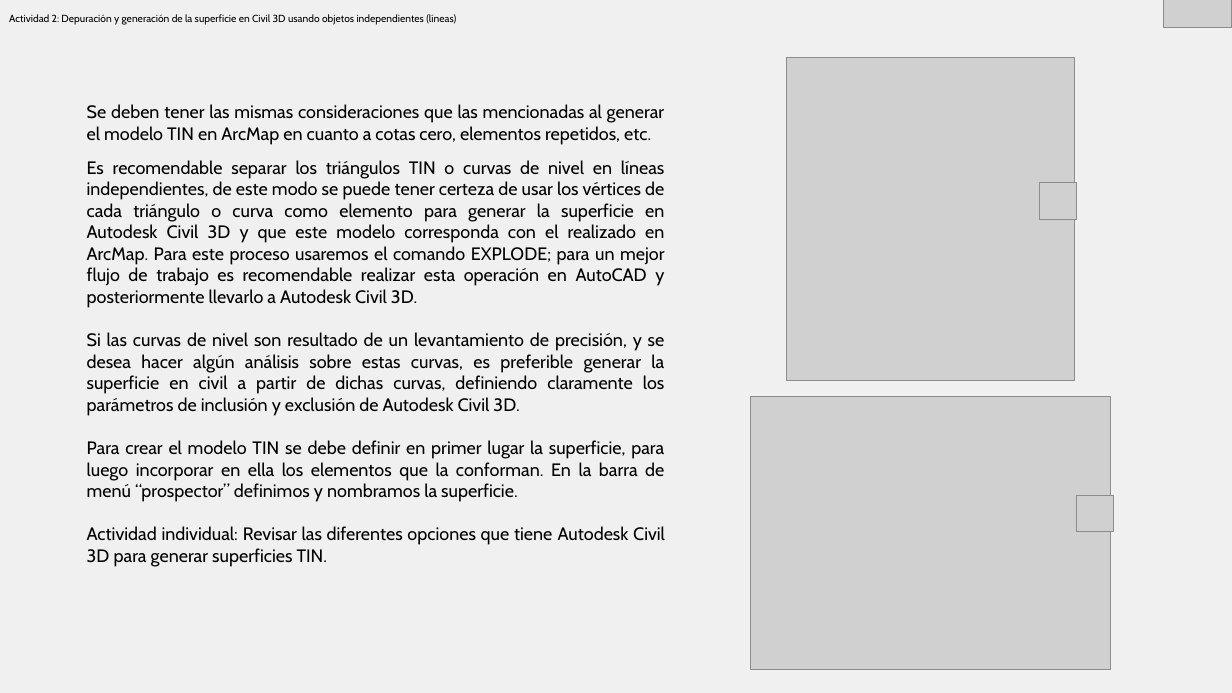
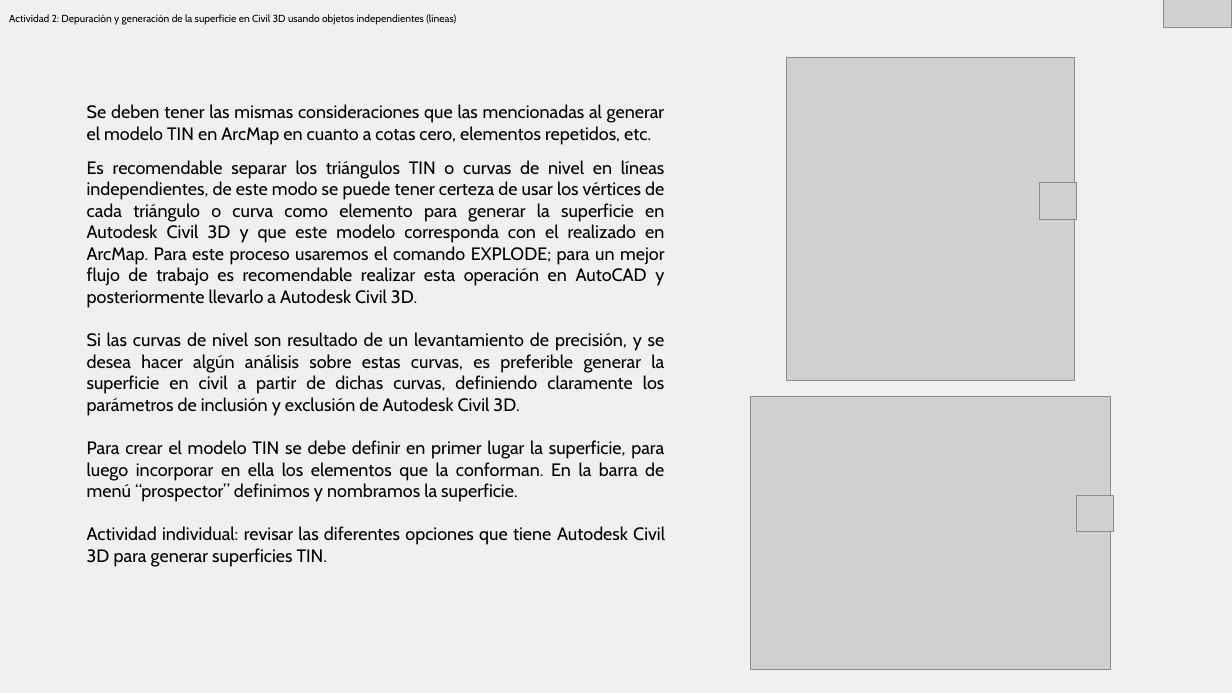
Before and after one commit to rcfdtools/R.HCMC, a slide deck: slide 7 of activity/M02A01/M02A01.pptx. Drawn at 1232x693 pixels with LibreOffice and Linux fonts; fonts in the diff are those of the drawing; grey boxes stand for pictures. Boxes give left, top, right and bottom in pixels: in the first picture for what was removed or moved away, otherwise in the second. Text is boxed around its words. In the diff, an @@ line names an element or a change of style, - is before the commit and + after.

```diff
--- a/activity/M02A01/M02A01.pptx
+++ b/activity/M02A01/M02A01.pptx
@@ text at (87, 526, 665, 567): text changed @@
-Actividad individual: Revisar las diferentes opciones que tiene Autodesk Civil 3D para generar superficies TIN.
+Actividad individual: revisar las diferentes opciones que tiene Autodesk Civil 3D para generar superficies TIN.
```
Also in this commit, not shown: 2 other files.
